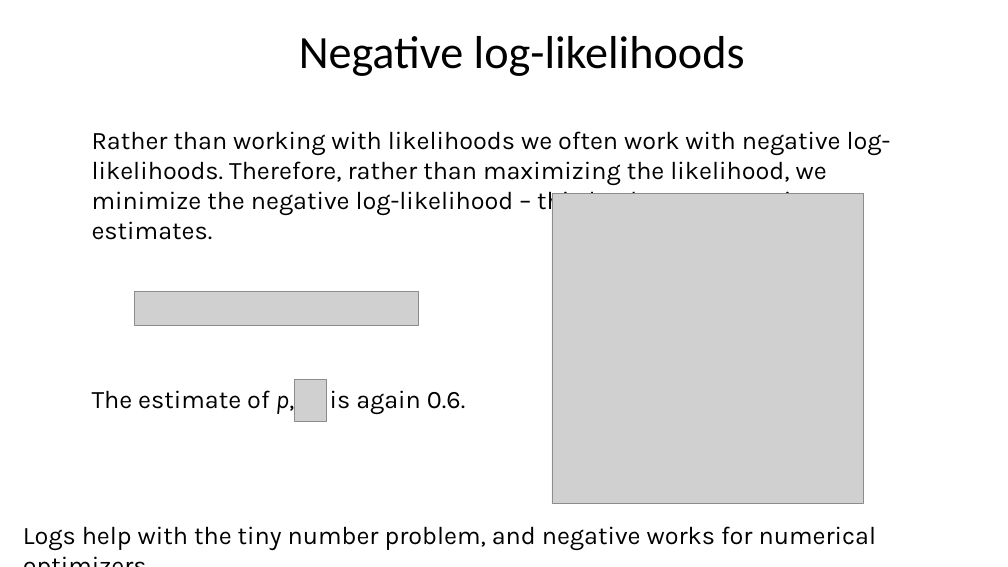
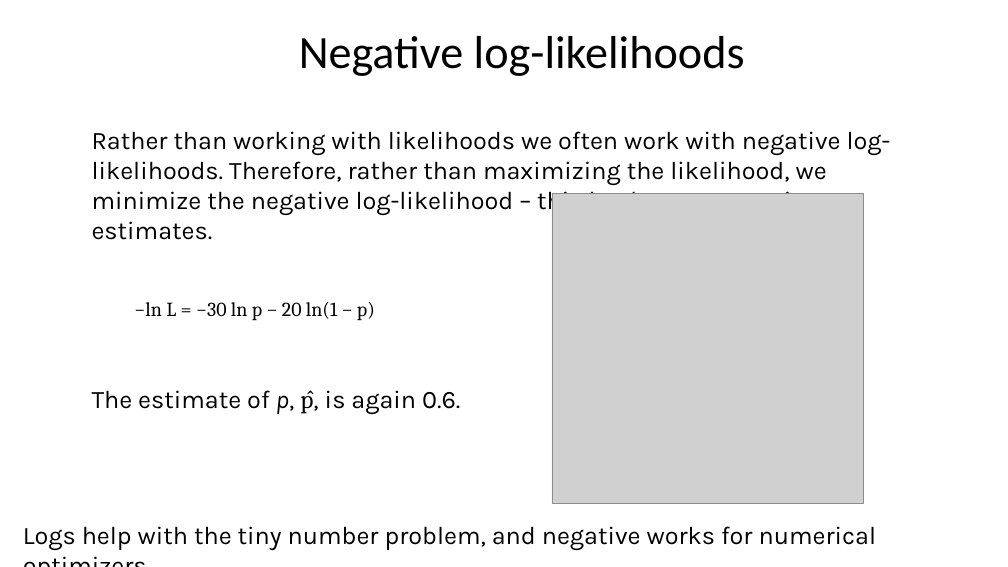
Before and after one commit to taaltree/FW536, a slide deck: slide 14 of Day4_Likelihood_BayesI/FW536_Day4_Morning_maximum likelihod_accessible.pptx. Drawn at 1008x567 pixels with LibreOffice and Linux fonts; fonts in the diff are those of the drawing; grey boxes stand for pictures. Boxes give left, top, right and bottom in pixels: in the first picture for what was removed or moved away, otherwise in the second. Text is boxed around its words. In the diff, an @@ line names an element or a change of style, - is before the commit and + after.

```diff
--- a/Day4_Likelihood_BayesI/FW536_Day4_Morning_maximum likelihod_accessible.pptx
+++ b/Day4_Likelihood_BayesI/FW536_Day4_Morning_maximum likelihod_accessible.pptx
@@ picture removed at (135,291,419,324) @@
@@ text added at (134,302,375,321), 19 pt, text #000000 @@
+−ln L = −30 ln p − 20 ln(1 − p)
@@ picture removed at (295,380,327,422) @@
@@ text at (92,390,460,414): text changed @@
-The estimate of p, , is again 0.6.
+The estimate of p, p̂, is again 0.6.
```
Also in this commit, not shown: 11 other slides changed.
